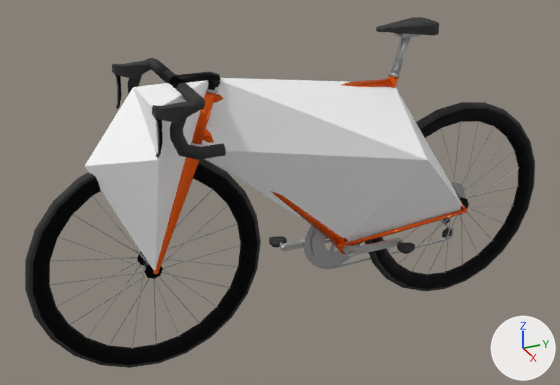
Two versions of the Blender file 3D/sirvelo.blend, one commit apart.
Before and after are seen from a camera (50 mm lens) standing at (1.826, -1.424, 1.381) and looking at (-0.039, -0.585, 0.448). The lights are fixed; the arrows at lower right show +X, +Y and +Z.

Objects in the first picture: 'Cockpit_Pivot_Origin', 'Crankset_Pivot_BB', 'Frame', 'Pedal_Left', 'Pedal_Right', 'SketchUp', 'Wheel_Front_Pivot_Origin', 'Wheel_Rear_Pivot_Origin'.
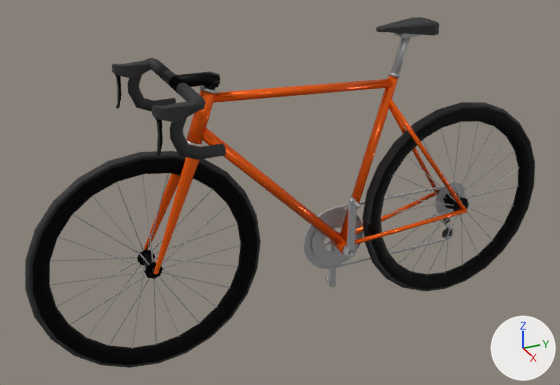
The edits, one by one:
Object 'Crankset_Pivot_BB' (ob_crankset_pivot_bb) turns from (0, 0, 0) to (90, 0, 0) degrees about x, y and z.
Object 'Pedal_Right' (ob_pedal_right) is now hidden.
Object 'Pedal_Left' (ob_pedal_left) is now hidden.
Object 'SketchUp' (ob_sketchup) is deleted.

Pixel boxes (x1, y1, x2, y2) of what changed, in the pictures (560 x 385 px):
'SketchUp', deleted
    before: (85, 78, 463, 270)
'Crankset_Pivot_BB', turned
    before: (280, 227, 403, 267)
    after: (306, 197, 363, 287)
'Pedal_Left', hidden
    before: (397, 242, 415, 254)
'Pedal_Right', hidden
    before: (269, 236, 287, 247)
